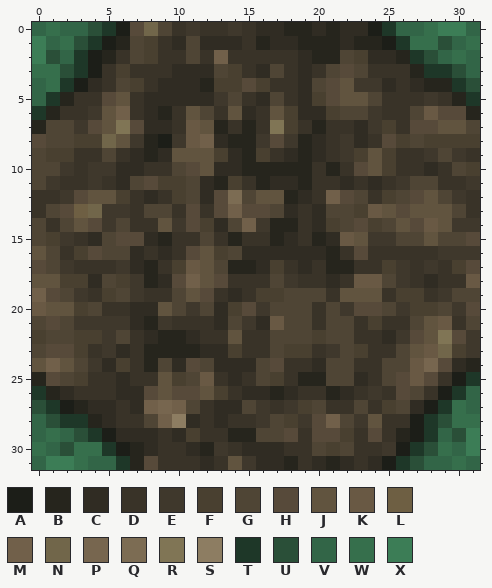
A pixel-art sprite gets an edit: assets/minecraft/optifine/ctm/farmland/3/4.png. The picture above was drawn from the file before the commit.
The file is 32x32 pixels. Colours within 5 levels of each other are drawn and written as one.
Palette (. is transparent): A #1c1e18  B #26251d  C #302c23  D #393328  E #3f382c  F #494030  G #4f4535  H #574a3a  J #61543f  K #695944  L #6e5f43  M #71604a  N #71664a  P #77664f  Q #7c6c53  R #807555  S #8d7d62  T #1e3728  U #2a4f38  V #326547  W #366f4c  X #3c7d56
Pixels before, first column x 0:
 0 VWVVUTAHNGDEDDEDCCBBCBCCATVVWXXV
 1 XVWUTABGFDCGCCCDBCCBBBCBBATWWUVW
 2 XUVTABDGFDDGDMDDDDDCBBGFCCBTUVWV
 3 WWUTADFDDDCCCGFDCGDCDGHGDDDBTTUV
 4 VWTACDGFDCCCBFFHFDDCGHJEECDCBBTU
 5 VTBDDHJDCCCCCEGDCGDCFHJJGDDDEDBT
 6 TBDDEJMDCBDJGDJCDJFCCFGGEDDGKHHB
 7 BGGEHJRHCCDKJBDBDRFDBDDCEFDHHJJG
 8 HGGFFNJEBAEKMCBBEHEBCDECDHFGFFFF
 9 GFFDDGDCBCJJJFCBFDCBCDEFJFDDEGED
10 GGEDEECCDDGHJCCBBBBBDBDHJFDDCDGF
11 GEDDEDCGHFFGCBFDBCCBDDCDCDEGGDDE
12 DDEHJJFDCDFGCHQGJJBCDMHGDFGHJGED
13 DGHLNEEDGGDHDHMHHGCDCGGFKJHJJJGD
14 GDGJHEGDDJEHFCGMEBBDCFGHFGJHKJEE
15 GFEDCGHHCBDDGDBDDBCDBCKJEEGGJGGH
16 JGDFHGGCDCDHJFGCCCCCCBDHDDDDDEEE
17 HGEDDDECBDFKJGBBCFDCDBBDDFEDEDFH
18 JJFFCGFEBCHMJHDDDGEDDCDKKGEDCDDK
19 MHGEDFGEDDGJHDCDFFGGGDJJJDFFDEGG
20 KJJFGDDCCJGEGCFHEGGGDGEHHGEFFGEH
21 GHGEEEECBEDDDCGECKGGDGGDFDDGJKDG
22 FGGFFEGDCBBCDDJDDGGGFGGDDCEHJRHE
23 GHHFDECDBBBBCCFDDGFFDEGFDDGJKNFE
24 JMJGECFDBGCHGCCCGHDDCGGDDGGKPHCB
25 BHGFDDCDDJFGKDCDGFDBBGGCDGHKHDAT
26 TBCDDDCCHJHHJFDCCBCDDBCDEDHGDATV
27 UTABCCDCMPMGDCCGEDEFGDDGDFGCATWV
28 VUTTBCDDGMSCDCDDEGFEHMGEJDDATUWW
29 VWVUTACCCDCFDDBBGGHDHHFDHDBATVUX
30 WVUWWTABCDDCBEDCCCDDGFGDDEATUWVX
31 VXXWVVTBHDDDCDJECCBDCBCDCATUVVWV
The same view after the edit:
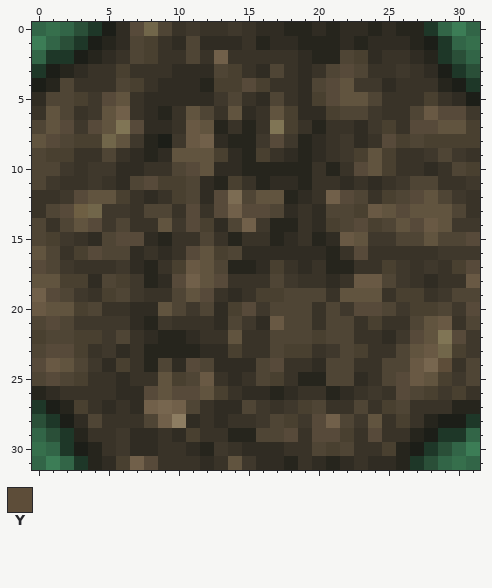
Colours new in this view: Y #5d4d39
The author wrote: Improved the inner corners of the farmland CTM.
From old to new:
Changed rows in their new state; - is an unchanged pixel.
first column x 0:
 0 ---UTAC-----------------BCBBTV--
 1 --UTABC-----------------CCCBAT--
 2 VTTABC-------------------DDCBTU-
 3 TABCD---------------------EDCATU
 4 ABGDD----------------------DD-AT
 5 CGGFE-----------------------F-CA
 6 DJG----------------------------E
 7 GJH----------------------------F
 8 JH------------------------------
first column x 0:
24 HK---------------------------YDG
25 G---------------------------JFEG
26 BCD-------------------------FEFD
27 TABFD----------------------DDDBB
28 UTACGD--------------------FDBAAT
29 -UTBDDE-------------------DBATTV
30 --TABDEC-----------------FBATU--
31 --VTBCFM-----------------CBTU---
